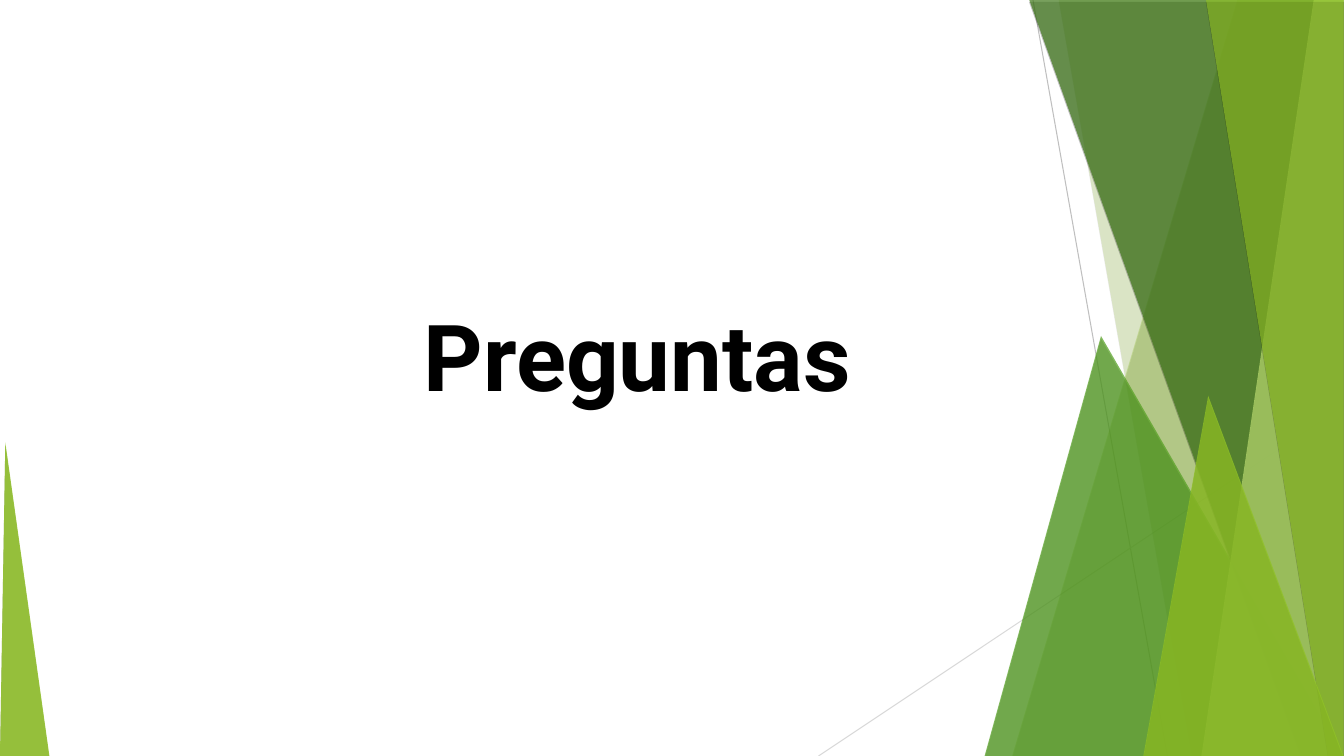
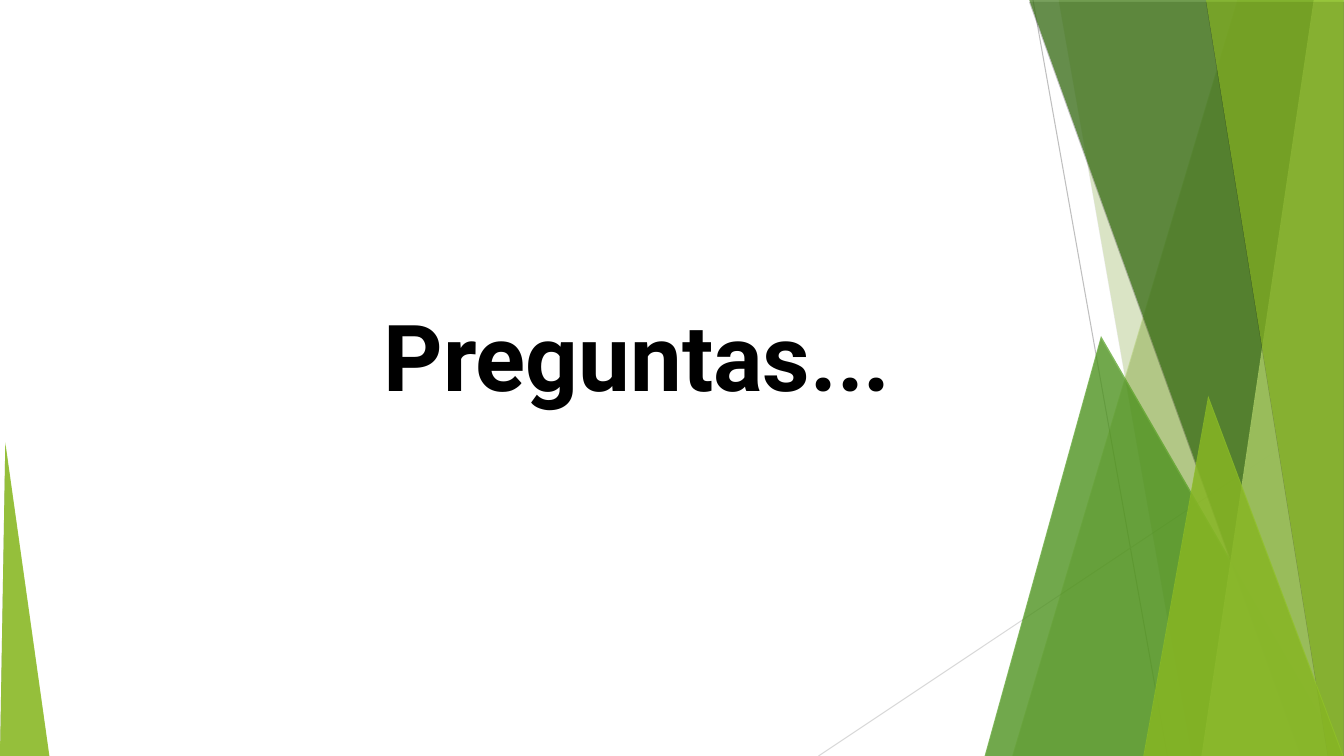
Before and after one commit to danielfms/Client_Server, a slide deck: slide 12 of MusicP2P/presentacion.odp (slide 11 before the commit). Drawn at 1344x756 pixels with LibreOffice and Linux fonts; fonts in the diff are those of the drawing. Boxes give left, top, right and bottom in pixels: in the first picture for what was removed or moved away, otherwise in the second. Text is boxed around its words. In the diff, an @@ line names an element or a change of style, - is before the commit and + after.

```diff
--- a/MusicP2P/presentacion.odp
+++ b/MusicP2P/presentacion.odp
@@ title at box(383, 325, 890, 411): text changed @@
-Preguntas
+Preguntas...
```
Also in this commit, not shown: 1 slide added.
